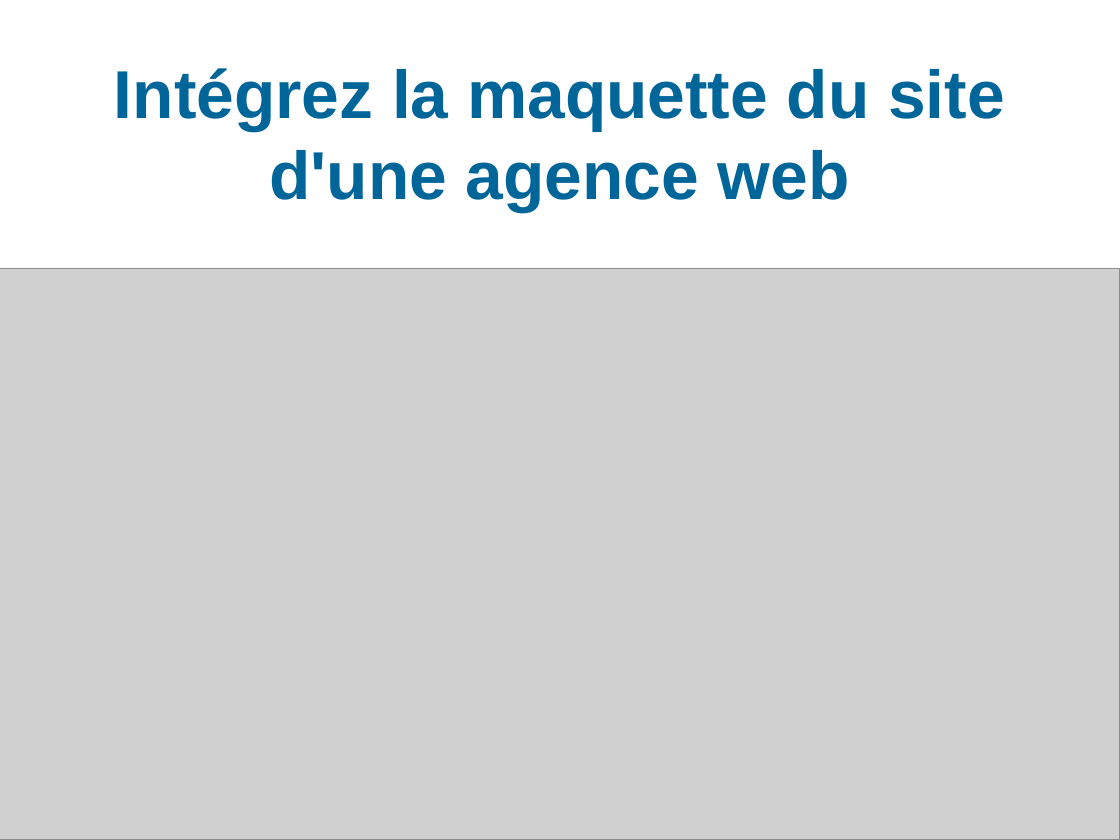
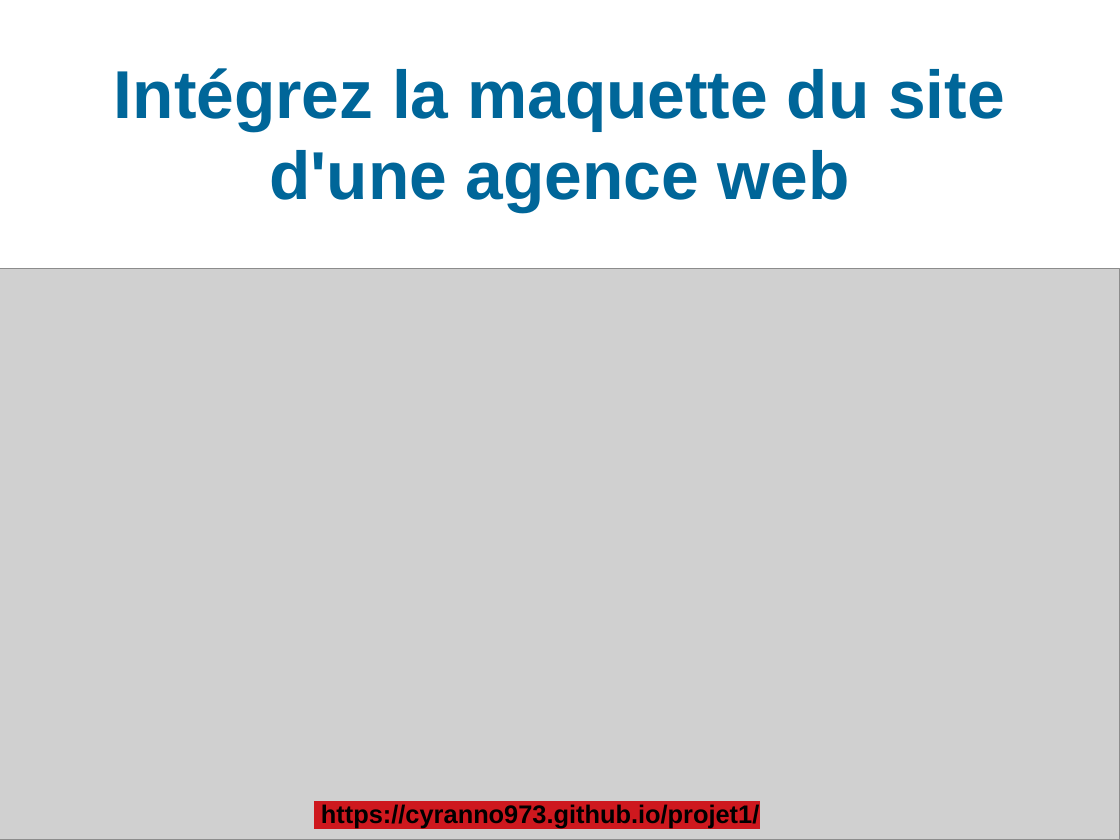
Before and after one commit to Cyranno973/projet1, a slide deck: slide 1 of Présentation soutenance 1.odp. Drawn at 1120x840 pixels with LibreOffice and Linux fonts; fonts in the diff are those of the drawing; grey boxes stand for pictures; background and template pictures are left out. Boxes give left, top, right and bottom in pixels: in the first picture for what was removed or moved away, otherwise in the second. Text is boxed around its words. In the diff, an @@ line names an element or a change of style, - is before the commit and + after.

```diff
--- a/Présentation soutenance 1.odp
+++ b/Présentation soutenance 1.odp
@@ text added at (321,804,759,829), 18 pt, text #000000, bold @@
+https://cyranno973.github.io/projet1/
```
Also in this commit, not shown: 1 other slide changed.
